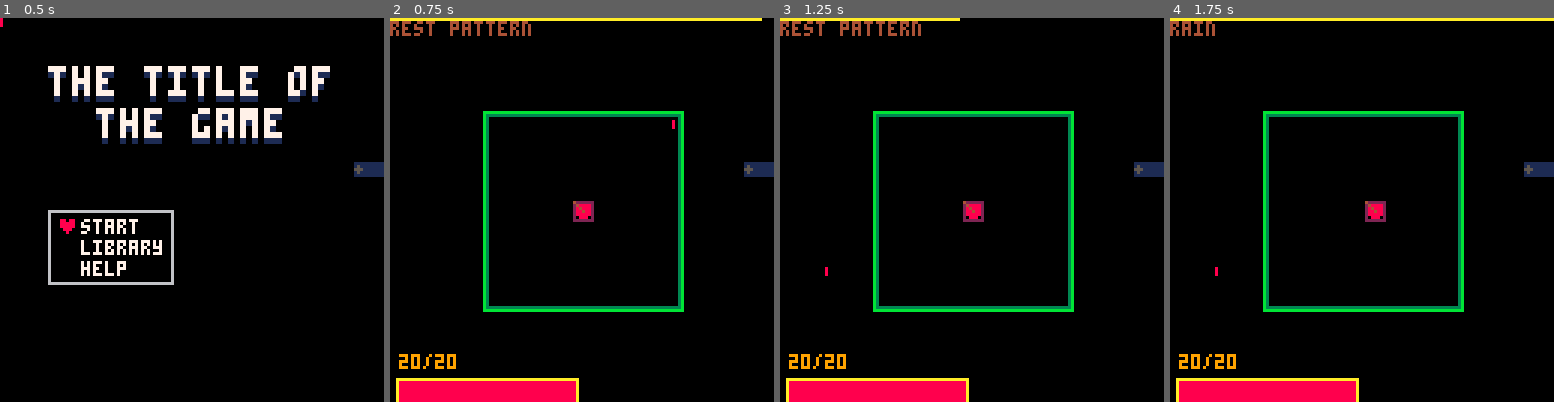
Above: before the commit, frames 1-4 (left to right).
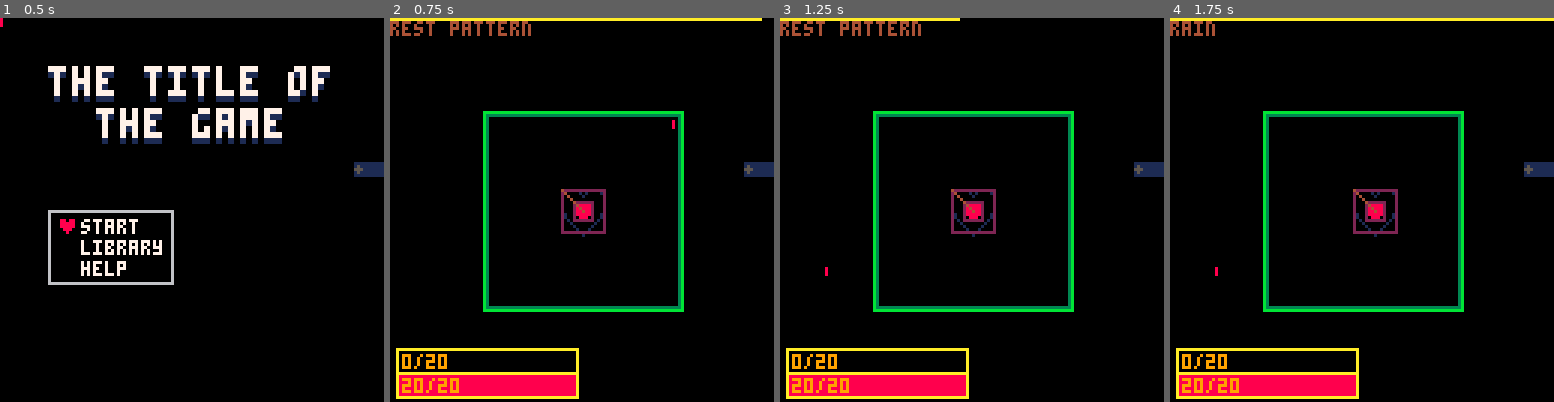
Above: after the commit, the same moments.

Repository: GiovanH/Pico8_Dev
Game: PICO-8 cartridge undertale.p8
Two runs of this game, one before a commit and one after it. Both use one fixed random seed, a clock stepped at 60 frames per second and the inputs below.
Inputs (mouse positions are in pixels of both pictures, inside the frame that each line leads up to):
- Up to frame 1 (0.5 s): tap X (X key) at 0.33 s
- Up to frame 2 (0.75 s): click (670, 121) at 0.67 s; tap O (Z key) at 0.7 s
- Up to frame 3 (1.25 s): tap X (X key) at 1.07 s; click (826, 267) at 1.22 s
- Up to frame 4 (1.75 s): hold Right from 1.6 s (still down); tap O (Z key) at 1.7 s

Frame 1 is identical in both runs. In frame 2, 3.3% of the frame differs, in the area x 1-57%, y 44-100%; in frame 3, 3.3%; in frame 4, 3.3%.

Commit message:
SP and graze mechanic

Diff:
--- a/undertale.p8
+++ b/undertale.p8
@@ -17,6 +17,7 @@
 -- bonus round w/ heal + score bullets
 -- t_bullet
 -- t_pattern
+-- hp delta with juicy animated changes
 
 local debug = true  -- (stat(6) == 'debug')
 local cur_stage = nil
@@ -350,6 +351,13 @@
  return vec(self.x * v.x, self.y * v.y)
 end
 function vec:mag() return sqrt(self.x^2 + self.y^2) end
+function vec:norm()
+ local ax, ay = abs(self.x), abs(self.y)
+ local ratio1 = 1 / max(ax, ay)
+ -- Nick Vogt's fast normalization
+ local ratio2 = ratio1 * (1.29289 - (ax + ay) * ratio1 * 0.29289)
+ return self:dotp(ratio2, ratio2)
+end
 
 -- 2d bounding box
 -- self ops: clone, unpack, center (get)
@@ -748,9 +756,15 @@
  dynamic = true,
  frame_len = 2,
  hp = 20,
+ sp = 0,
+ maxsp = 20,
+ z = 5,
  offset = vec(-3, -3),
  hbox_offset = vec(-3,-3)
 }
+function t_soul:init(pos)
+ mob.init(self, pos, 0, vec(7))
+end
 function t_soul:_moveif(step)
  local npos = self.pos + step
  local nhbox = self:get_hitbox(npos)
@@ -804,8 +818,6 @@
   end
  end
 
- -- TODO graze mechanic
-
  self:move()
 
  if self.invuln > 0 then
@@ -819,11 +831,22 @@
   return false
  else
   self.hp -= dmg
+  self.stage.arena.waveperfect = false
   -- TODO gameover logic
   self.invuln = 12
   sfx(00)
   return true
  end
+end
+function t_soul:ongraze(bullet)
+ if (self.invuln > 0) return false
+ self.sp += 1
+ sfx(01)
+ if (self.sp >= 20) then
+  self.sp = 0
+  self.hp = min(20, self.hp + 1)
+ end
+ return true
 end
 function t_soul:draw()
  if self.invuln > 0 then
@@ -834,15 +857,45 @@
  mob.draw(self)
 end
 function t_soul:drawui()
- local perc = self.hp / 20
- local hpbox = bbox.fromxywh(2, 120, 60, 8)
- local hplostv = vec(hpbox.w * (perc - 1), 0)
-
- rectfill(mrconcatu(hpbox:grow(hplostv), 8))
- rect(mrconcatu(hpbox, 10))
- print(self.hp .. "/" .. 20, 3, 112, 9)
-end
-
+ function drawbar(amt, max, col, origin)
+  local perc = amt / max
+  local hpbox = bbox(origin, vec(60, 8))
+  local hplostv = vec(hpbox.w * (perc - 1), 0)
+
+  rectfill(mrconcatu(hpbox:grow(hplostv), col))
+  rect(mrconcatu(hpbox, 10))
+  print(amt .. "/" .. max, mrconcatu(origin+vec(2,2), 9))
+ end
+ drawbar(self.hp, 20, 8, vec(2, 118))
+ drawbar(self.sp, 20, 3, vec(2, 110))
+
+end
+
+local t_graze = mob:extend{
+ dynamic = true,
+ z = 6,
+ offset = vec(-7),
+ hbox_offset = vec(-7)
+}
+function t_graze:init(soul)
+ self.soul = soul
+ mob.init(self, soul.pos, 004, vec(15))
+end
+function t_graze:update()
+ self.pos = self.soul.pos
+ mob.update(self)
+
+ for _,obj in pairs(self.stage.objects) do
+  if obj != self then
+   if self.hbox:overlaps(obj.hbox) then
+    if (obj.onhit and not obj._grazed) then
+     self.soul:ongraze(obj)
+     obj._grazed = true
+    end
+   end
+  end
+ end
+end
 -- Bullets
 
 local t_bullet = mob:extend{
@@ -914,11 +967,9 @@
  self.delay = delay
 end
 function b_thrown:coupdate()
- -- printh("coupdate")
  local arena = self.stage.arena
  yieldn(self.delay)
- self.vel = (self.stage.o_soul.pos - self.pos) / 50
- printh(self.vel)
+ self.vel = (self.stage.o_soul.pos - self.pos):norm()
 end
 
 -- Patterns
@@ -971,7 +1022,6 @@
  lifespan = 6 * 60
 }
 function pat_circthrow:coupdate()
- -- printh("coupdate")
  local arena = self.stage.arena
  local n = 40
  local r = 50
@@ -989,7 +1039,6 @@
  lifespan = 5 * 60
 }
 function pat_randthrow:coupdate()
- -- printh("coupdate")
  local arena = self.stage.arena
  local n = 10
  local r = 50
@@ -1008,7 +1057,6 @@
  lifespan = 6 * 60
 }
 function pat_miner:coupdate()
- -- printh("coupdate")
  local arena = self.stage.arena
  local r = 50
  for i = 1, 6 do
@@ -1061,11 +1109,16 @@
 end
 function t_arena:coupdate()
  while true do
-  while (self.cur_pattern) do yield() end
+  -- Rest
   printh("resting")
   self.cur_pattern = self.stage:add(pat_rest(self))
   while (self.cur_pattern) do yield() end
+
+  -- New wave
   self:new_wave()
+  self.waveperfect = true
+  while (self.cur_pattern) do yield() end
+  printa("waveperfect", self.waveperfect)
  end
 end
 function t_arena:new_wave()
@@ -1093,18 +1146,16 @@
 function st_game:init()
  stage.init(self)
 
- self:add(t_arena(vec(32,32), 0, vec(64, 64)))
- self.o_soul = self:add(t_soul(vec(64, 64), 0, vec(7,7)))
+ self.o_arena = self:add(t_arena(vec(32), 0, vec(64)))
+ self.o_soul = self:add(t_soul(vec(64)))
+ self:add(t_graze(self.o_soul))
 end
 
 st_game_inspect = st_game:extend{}
 function st_game_inspect:init(pattern)
- stage.init(self)
-
- local arena = self:add(t_arena(vec(32,32), 0, vec(64, 64)))
- self.o_soul = self:add(t_soul(vec(64, 64), 0, vec(7,7)))
-
- arena.onlypattern = pattern
+ st_game.init(self)
+
+ self.o_arena.onlypattern = pattern
 
  self.backheld = 0
 end
@@ -1116,7 +1167,7 @@
  else
   self.backheld = max(0, self.backheld-1)
  end
- printh(self.backheld)
+ -- TODO "hold back" entity w/ animation
  if (self.backheld > 60) cur_stage = st_mainmenu()
 end
 
@@ -1180,22 +1231,22 @@
  if (debug) dbg.draw()
 end
 __gfx__
-08808800077000000808000000000000000000000000000000000000000000000000000000000000000000000000000000000000000000000000000000000000
-88888880777700008888800000000000000000000000000000000000000000000000000000000000000000000000000000000000000000000000000000000000
-88888880777700008888800000000000000000000000000000000000000000000000000000000000000000000000000000000000000000000000000000000000
-88888880077000000888000000000000000000000000000000000000000000000000000000000000000000000000000000000000000000000000000000000000
-08888800000000000080000000000000000000000000000000000000000000000000000000000000000000000000000000000000000000000000000000000000
-00888000000000000000000000000000000000000000000000000000000000000000000000000000000000000000000000000000000000000000000000000000
-00080000000000000000000000000000000000000000000000000000000000000000000000000000000000000000000000000000000000000000000000000000
-00000000000000000000000000000000000000000000000000000000000000000000000000000000000000000000000000000000000000000000000000000000
-00770000077000000000000000077000000000000000000000000000000000000000000000000000000000000000000000000000000000000000000000000000
-07777000777700000777700000777700077000000777777000000000770007700777777007777770077000000777700000000000000000000000000000000000
-07777000777770007777770007777700077000000770077000000000770007700770077007700770077000000770077000000000000000000000000000000000
-07777000077777007777770077777000077000000770077000000000770707700770077007700770077000000770077000000000000000000000000000000000
-07777000007777000777700077770000077000000770077000000000777777700770077007777000077000000770077000000000000000000000000000000000
-00770000000770000000000007700000077000000770077000000000777077700770077007700770077000000770077000000000000000000000000000000000
-00000000000000000000000000000000077777700777777000000000770007700777777007700770077777700777777000000000000000000000000000000000
-00000000000000000000000000000000000000000000000000000000000000000000000000000000000000000000000000000000000000000000000000000000
+08808800077000000808000000000000001111000111100000000000000000000000000000000000000000000000000000000000000000000000000000000000
+88888880777700008888800000000000010000101000010000000000000000000000000000000000000000000000000000000000000000000000000000000000
+88888880777700008888800000000000100000010000001000000000000000000000000000000000000000000000000000000000000000000000000000000000
+88888880077000000888000000000000100000000000001000000000000000000000000000000000000000000000000000000000000000000000000000000000
+08888800000000000080000000000000100000000000001000000000000000000000000000000000000000000000000000000000000000000000000000000000
+00888000000000000000000000000000100000000000001000000000000000000000000000000000000000000000000000000000000000000000000000000000
+00080000000000000000000000000000100000000000001000000000000000000000000000000000000000000000000000000000000000000000000000000000
+00000000000000000000000000000000100000000000001000000000000000000000000000000000000000000000000000000000000000000000000000000000
+00770000077000000000000000077000010000000000010000000000000000000000000000000000000000000000000000000000000000000000000000000000
+07777000777700000777700000777700010000000000010000000000770007700777777007777770077000000777700000000000000000000000000000000000
+07777000777770007777770007777700001000000000100000000000770007700770077007700770077000000770077000000000000000000000000000000000
+07777000077777007777770077777000000100000001000000000000770707700770077007700770077000000770077000000000000000000000000000000000
+07777000007777000777700077770000000010000010000000000000777777700770077007777000077000000770077000000000000000000000000000000000
+00770000000770000000000007700000000001000100000000000000777077700770077007700770077000000770077000000000000000000000000000000000
+00000000000000000000000000000000000000101000000000000000770007700777777007700770077777700777777000000000000000000000000000000000
+00000000000000000000000000000000000000010000000000000000000000000000000000000000000000000000000000000000000000000000000000000000
 00112233000000000000000000000000000000000000000000000000000000000000000000000000000000000000000000000000000000000000000000000000
 00112233000000000000000000000000000000000000000000000000000000000000000000000000000000000000000000000000000000000000000000000000
 44556677000000000000000000000000000000000000000000000000000000000000000000000000000000000000000000000000000000000000000000000000
Not shown, changed: the sound effects (__sfx__) section of undertale.p8
